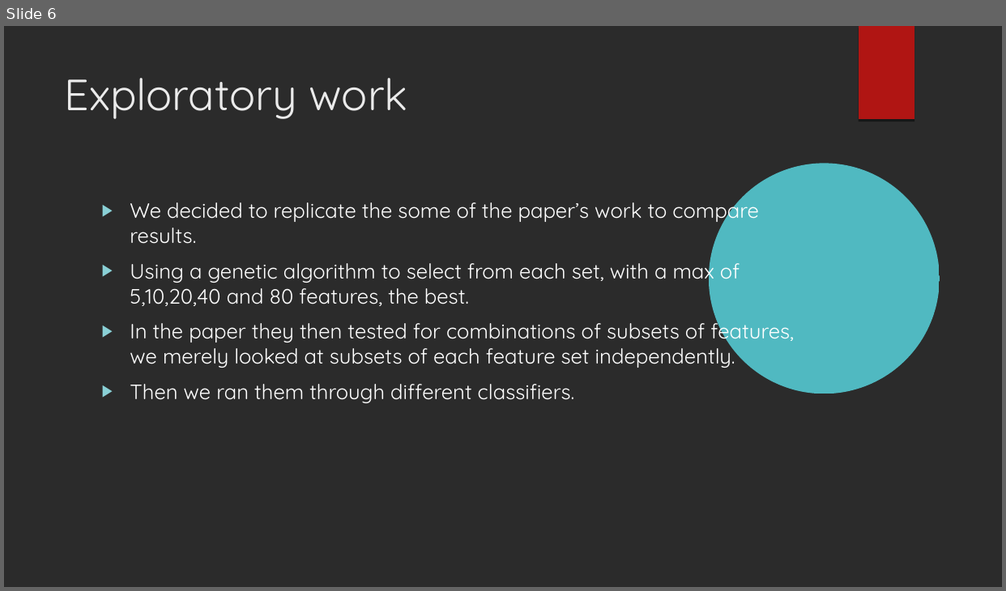
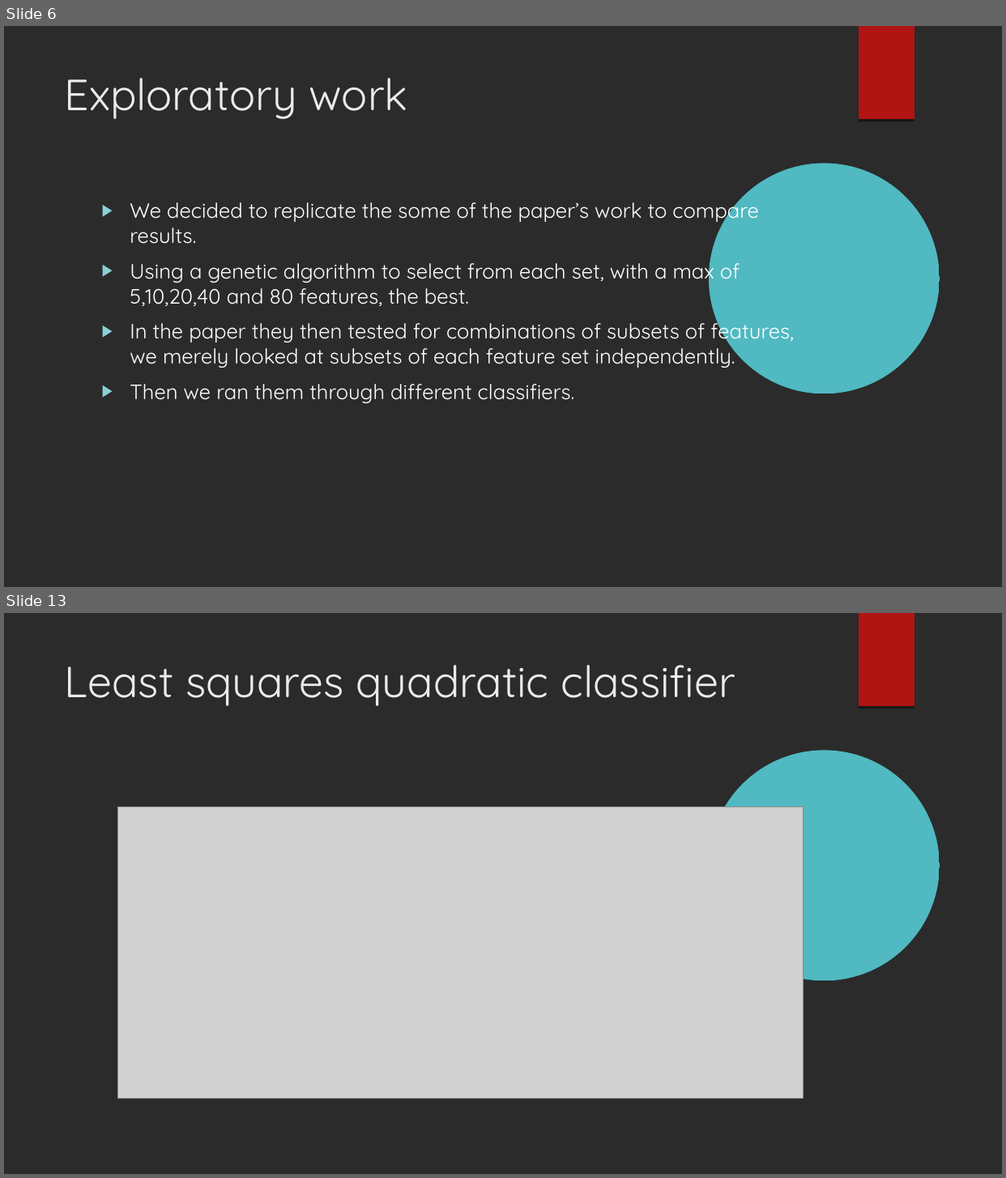
Before and after one commit to xaviersantos/dm, a slide deck: project_last/presentation.odp. Shown one above the other, each under a label of ours: slide 6 before the commit, slides 6 and 13 after it; the slides between them are not shown. The pictures are 1006x591 and 1006x1178 pixels, drawn with LibreOffice and Linux fonts; fonts in the diff are those of the drawing; grey boxes stand for pictures; background and template pictures are left out; a plain dark background stands for a picture behind light text. Boxes give left, top, right and bottom in pixels: in the first picture for what was removed or moved away, otherwise in the second. Text is boxed around its words. In the diff, an @@ line names an element or a change of style, - is before the commit and + after.

```diff
--- a/project_last/presentation.odp
+++ b/project_last/presentation.odp
@@ slide 13 added at bbox=[4, 613, 1002, 1174], background picture (left out); not listed: 2 template elements that a slide beside it also shows @@
@@ title added at bbox=[65, 665, 735, 706], 42 pt, text #EBEBEB @@
+Least squares quadratic classifier
@@ picture added at bbox=[117, 807, 803, 1098] @@
```
Also in this commit, not shown: 2 slides changed, 5 other slides added, 6 slides removed.
